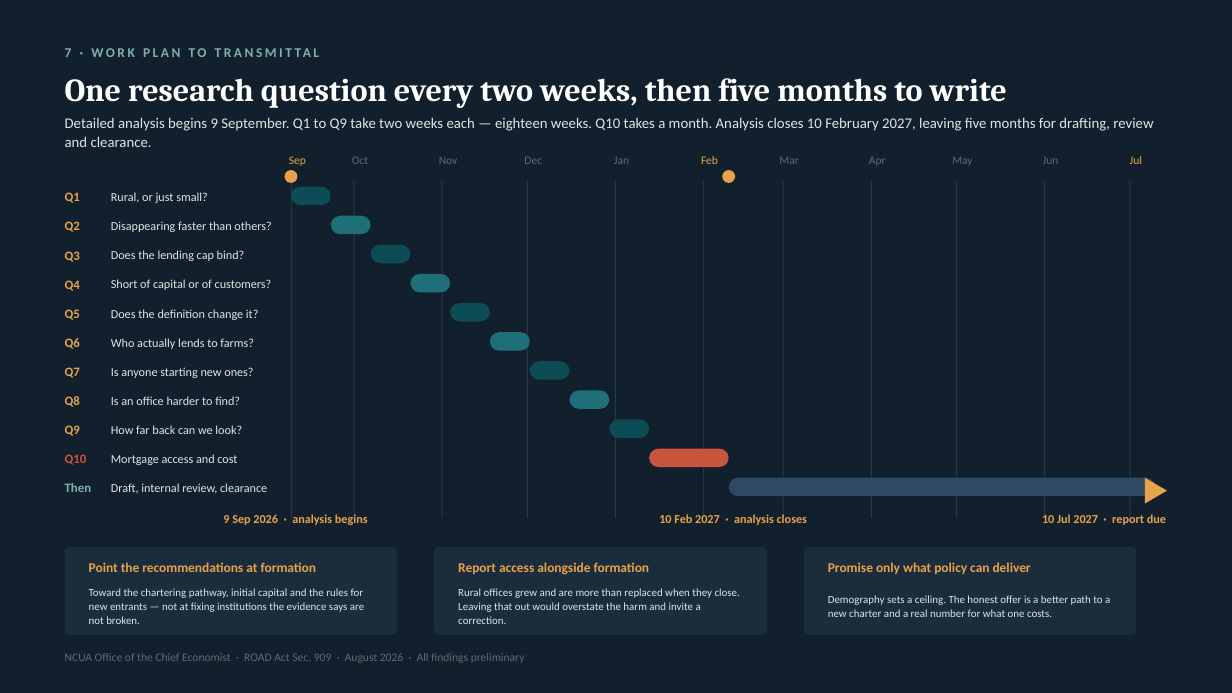
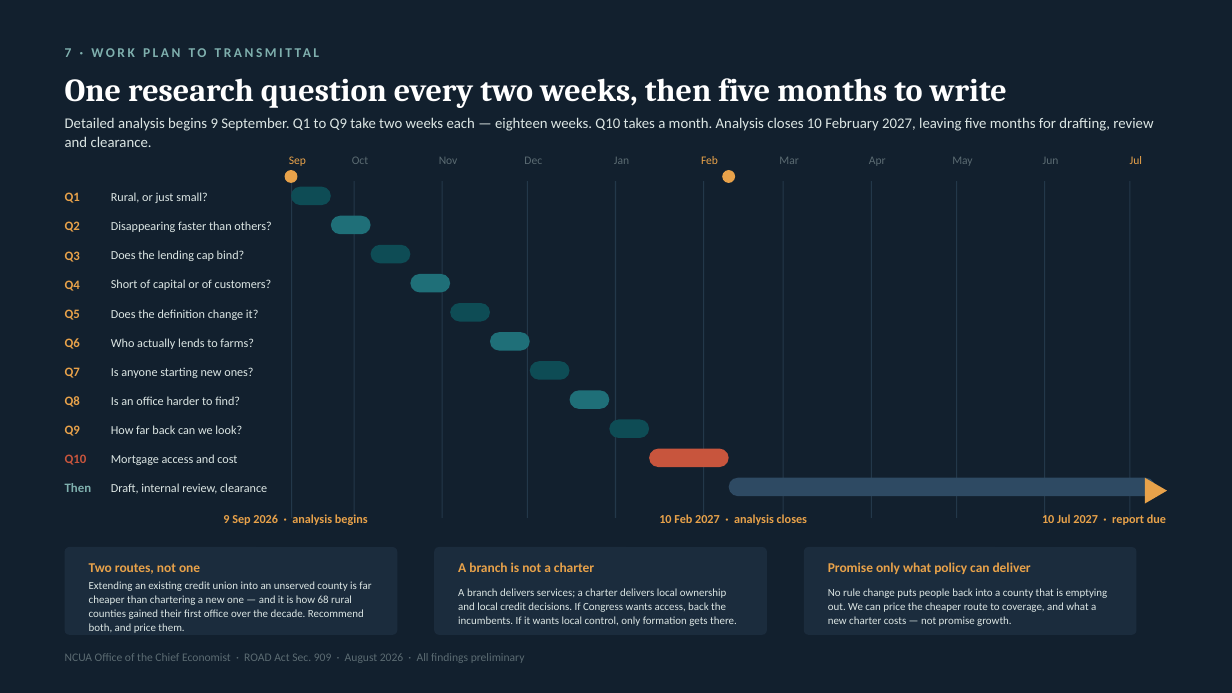
Before and after one commit to saurabhcdatta/Rural-Credit-Unions, a slide deck: slide 19 of Rural.pptx. Drawn at 1232x693 pixels with LibreOffice and Linux fonts; fonts in the diff are those of the drawing. Boxes give left, top, right and bottom in pixels: in the first picture for what was removed or moved away, otherwise in the second. Text is boxed around its words. In the diff, an @@ line names an element or a change of style, - is before the commit and + after.

```diff
--- a/Rural.pptx
+++ b/Rural.pptx
@@ text at bbox=[89, 563, 200, 574]: text changed @@
-Point the recommendations at formation
+Two routes, not one
@@ text at bbox=[458, 562, 594, 572]: text changed @@
-Report access alongside formation
+A branch is not a charter
@@ text at bbox=[89, 581, 371, 633]: text changed @@
-Toward the chartering pathway, initial capital and the rules for new entrants — not at fixing institutions the evidence says are not broken.
+Extending an existing credit union into an unserved county is far cheaper than chartering a new one — and it is how 68 rural counties gained their first office over the decade. Recommend both, and price them.
@@ text at bbox=[458, 588, 737, 626]: text changed @@
-Rural offices grew and are more than replaced when they close. Leaving that out would overstate the harm and invite a correction.
+A branch delivers services; a charter delivers local ownership and local credit decisions. If Congress wants access, back the incumbents. If it wants local control, only formation gets there.
@@ text at bbox=[828, 588, 1108, 626]: text changed @@
-Demography sets a ceiling. The honest offer is a better path to a new charter and a real number for what one costs.
+No rule change puts people back into a county that is emptying out. We can price the cheaper route to coverage, and what a new charter costs — not promise growth.
```
Also in this commit, not shown: 8 other slides changed.
